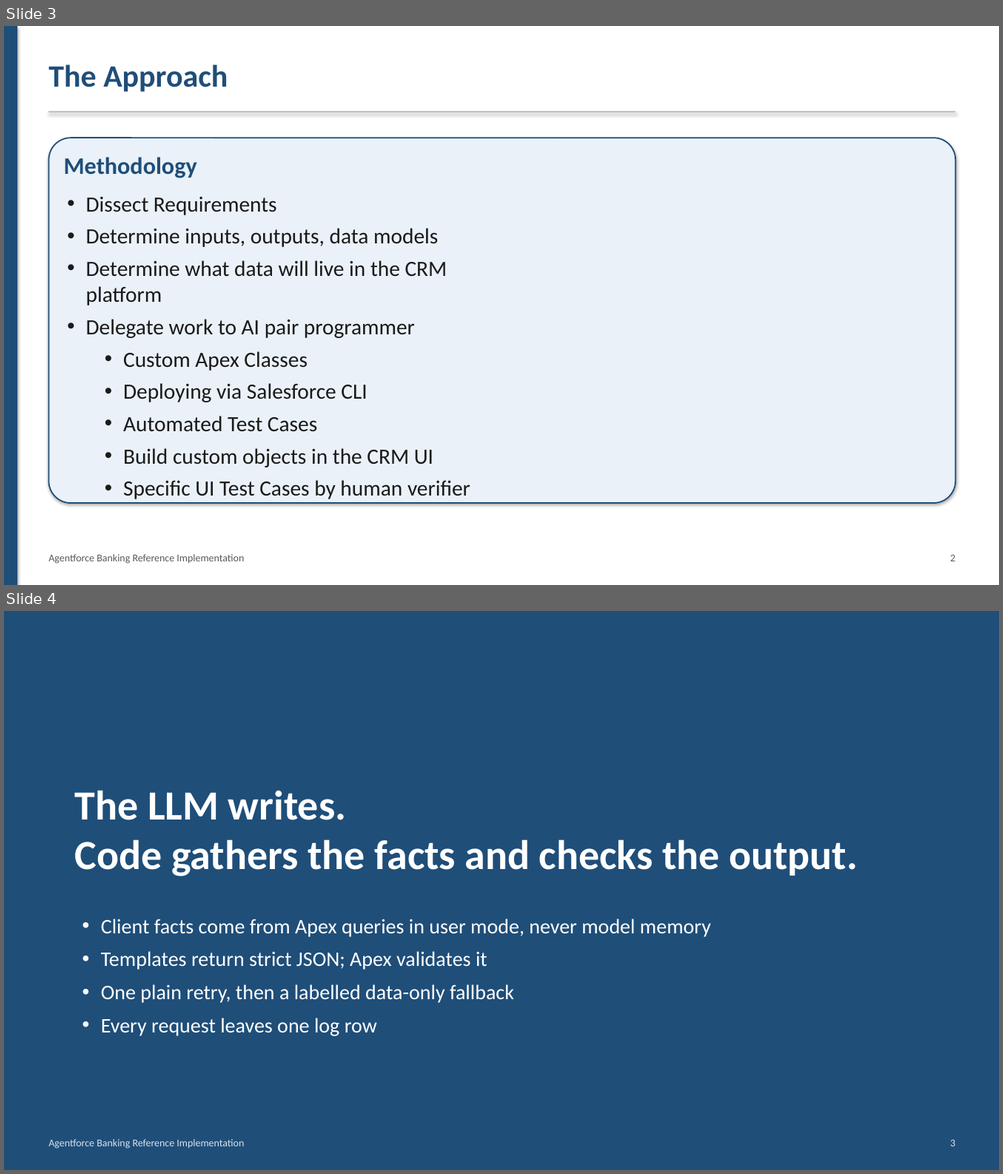
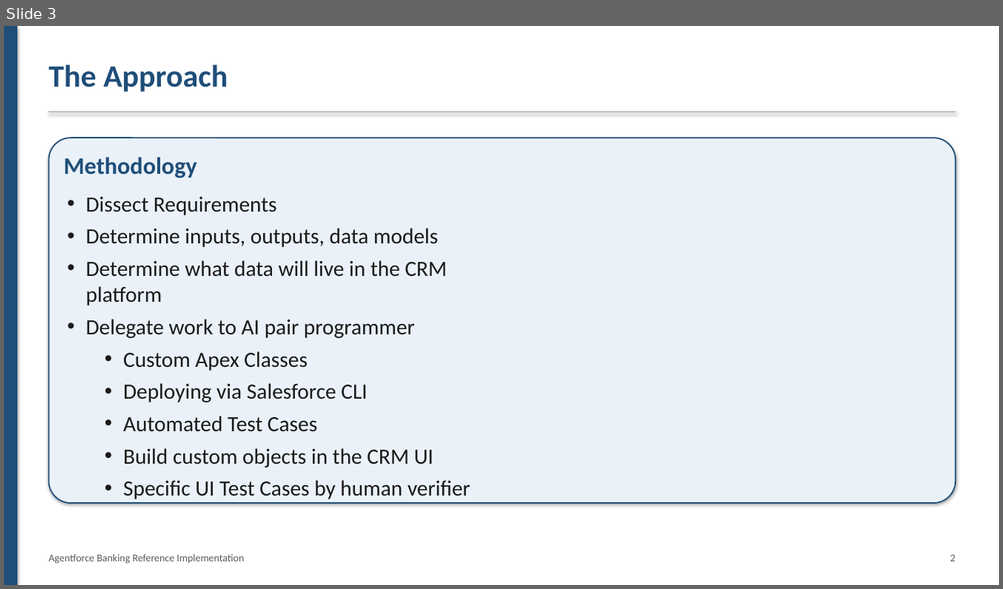
Before and after one commit to monibrahman/agentforce-banking-reference, a slide deck: docs/Panel_Overview.pptx. Shown one above the other, each under a label of ours: slides 3 and 4 before the commit, slide 3 after it. The pictures are 1003x1174 and 1003x589 pixels, drawn with LibreOffice and Linux fonts; fonts in the diff are those of the drawing. Boxes give left, top, right and bottom in pixels: in the first picture for what was removed or moved away, otherwise in the second. Text is boxed around its words. In the diff, an @@ line names an element or a change of style, - is before the commit and + after.

```diff
--- a/docs/Panel_Overview.pptx
+++ b/docs/Panel_Overview.pptx
@@ slide 4 removed at (4,611,999,1170), background #FFFFFF @@
@@ rectangle removed at (4,611,999,1170) @@
@@ text removed at (75,790,857,877) @@
-The LLM writes.
-Code gathers the facts and checks the output.
@@ text removed at (101,919,711,1037) @@
-• Client facts come from Apex queries in user mode, never model memory
-• Templates return strict JSON; Apex validates it
-• One plain retry, then a labelled data-only fallback
-• Every request leaves one log row
@@ text removed at (48,1139,244,1149) @@
-Agentforce Banking Reference Implementation
@@ text removed at (950,1140,955,1147) @@
-3
```
Also in this commit, not shown: 2 slides changed, 3 slides added.
